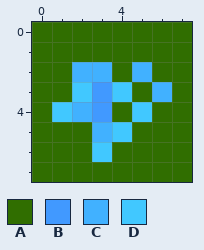
A pixel-art sprite gets an edit: img/water3.png. Above is the file before it was changed.
The file is 64x64 pixels, drawn in blocks of 8x8; one block is one cell here.
Palette (. is transparent): A #306e00  B #4199ff  C #41b1ff  D #41c8ff
Pixels before, first column x 0:
0 AAAAAAAA
1 AAAAAAAA
2 AACCACAA
3 AADBDACA
4 ADCBADAA
5 AAACDAAA
6 AAADAAAA
7 AAAAAAAA
Now the later version:
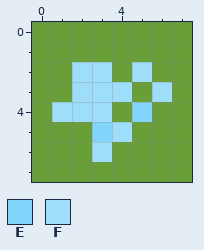
Colours new in this view: E #81d4fa  F #9edefb
Edits made:
Colour A changes from #306e00 to #689f38.
Colour C gives way to colour E in row 5 at x 3.
Colour D gives way to colour E in row 4 at x 5.
Colour B gives way to colour F in rows 3 to 4 at x 3.
Colour C gives way to colour F in row 2 at x 2 to 3 and 5; in row 3 at x 6; in row 4 at x 2.
Colour D gives way to colour F in row 3 at x 2 and 4; in row 4 at x 1; in row 5 at x 4; in row 6 at x 3.
